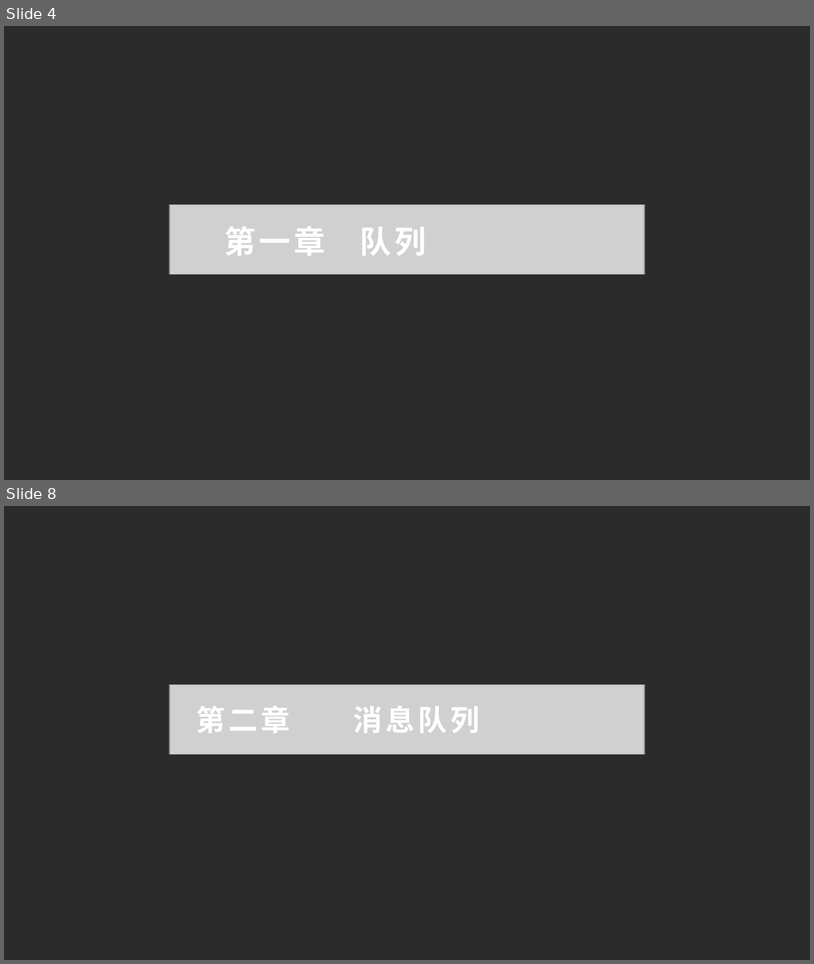
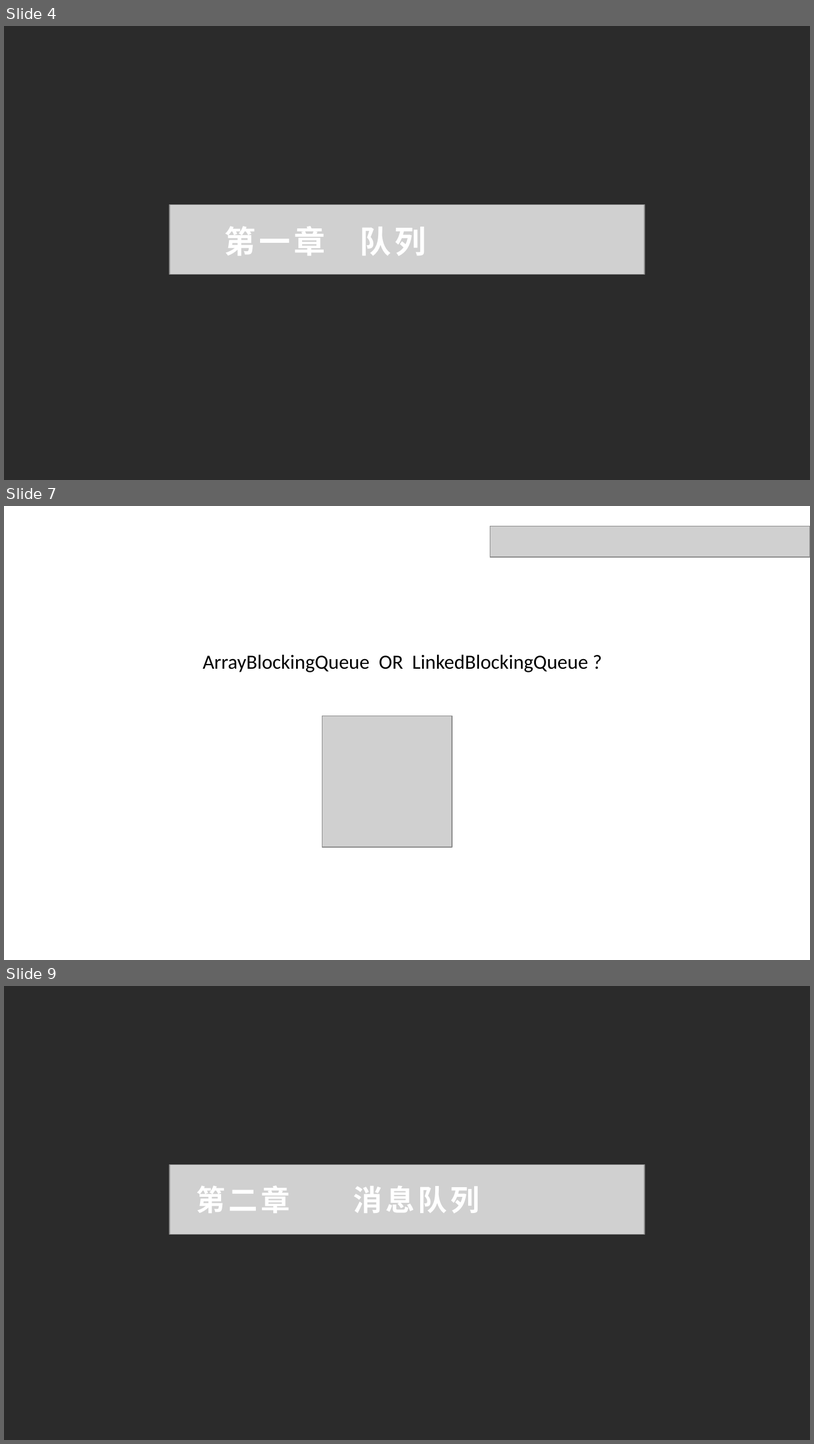
Before and after one commit to dxh122685692/doc, a slide deck: 分享.pptx. Shown one above the other, each under a label of ours: slides 4 and 8 before the commit, slides 4, 7 and 9 after it; the slides between them are not shown. The pictures are 814x964 and 814x1444 pixels, drawn with LibreOffice and Linux fonts; fonts in the diff are those of the drawing; grey boxes stand for pictures; background and template pictures are left out; a plain dark background stands for a picture behind light text. Boxes give left, top, right and bottom in pixels: in the first picture for what was removed or moved away, otherwise in the second. Text is boxed around its words. In the diff, an @@ line names an element or a change of style, - is before the commit and + after.

```diff
--- a/分享.pptx
+++ b/分享.pptx
@@ slide 7 added at (x1=4, y1=506, x2=810, y2=960), background #FFFFFF @@
@@ picture added at (x1=490, y1=526, x2=810, y2=557) @@
@@ text added at (x1=203, y1=654, x2=588, y2=672), 18 pt, text #000000 @@
+ArrayBlockingQueue OR LinkedBlockingQueue ?
@@ picture added at (x1=323, y1=715, x2=452, y2=846) @@
@@ what was slide 8 is now slide 9 @@
```
Also in this commit, not shown: 2 slides changed, 4 other slides added, 3 slides removed.
